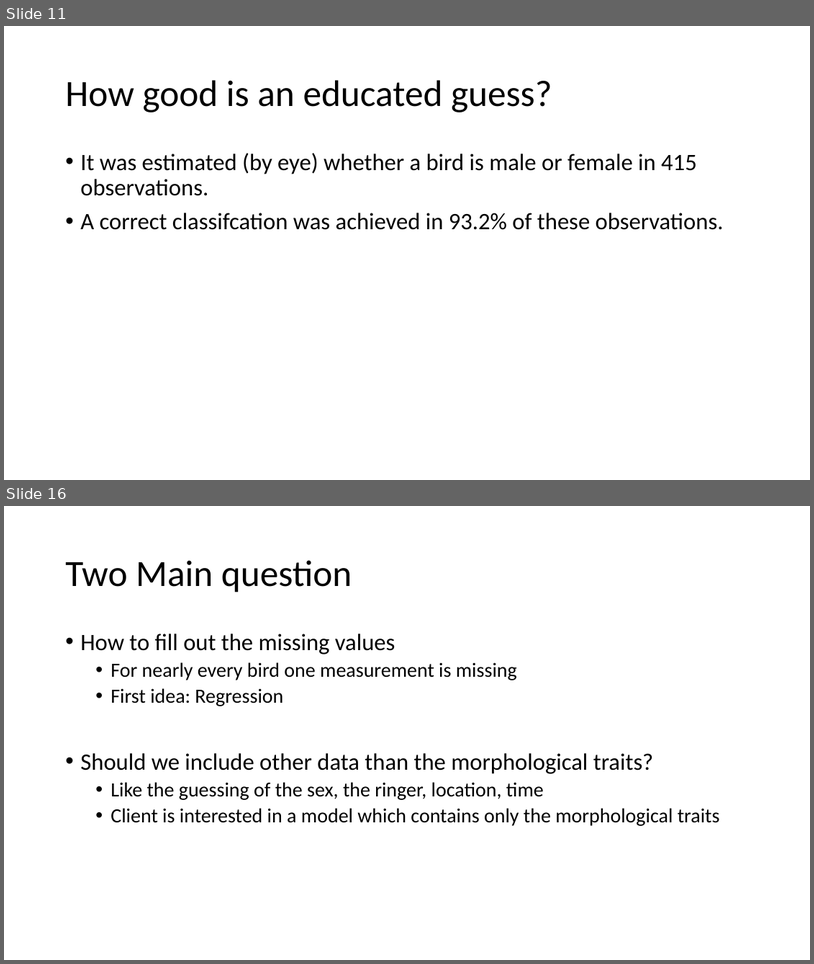
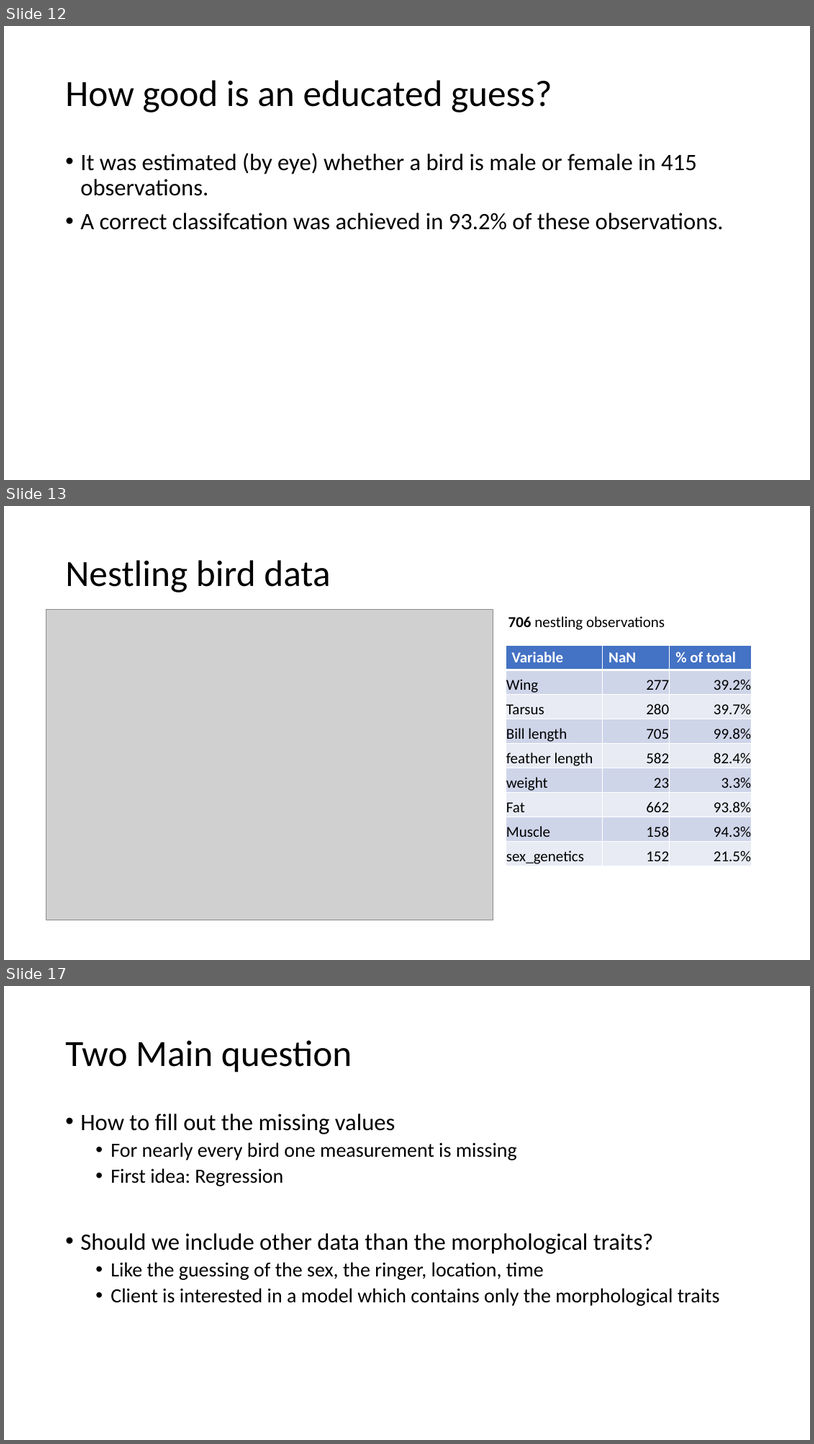
Before and after one commit to AlderCoder/Snow-finches, a slide deck: initial presentation.pptx. Shown one above the other, each under a label of ours: slides 11 and 16 before the commit, slides 12, 13 and 17 after it; the slides between them are not shown. The pictures are 814x964 and 814x1444 pixels, drawn with LibreOffice and Linux fonts; fonts in the diff are those of the drawing; grey boxes stand for pictures. Boxes give left, top, right and bottom in pixels: in the first picture for what was removed or moved away, otherwise in the second. Text is boxed around its words. In the diff, an @@ line names an element or a change of style, - is before the commit and + after.

```diff
--- a/initial presentation.pptx
+++ b/initial presentation.pptx
@@ slide 13 added at [4,506,810,960], background #FFFFFF @@
@@ title added at [65,560,330,592], 44 pt, text #000000 @@
+Nestling bird data
@@ picture added at [46,610,494,920] @@
@@ text added at [509,616,665,630], 18 pt, text #000000 @@
+706 nestling observations
@@ table added at [506,645,752,867], 9 rows, 3 columns @@
+Variable | NaN | % of total
+Wing | 277 | 39.2%
+Tarsus | 280 | 39.7%
+Bill length | 705 | 99.8%
+feather length | 582 | 82.4%
+weight | 23 | 3.3%
+Fat | 662 | 93.8%
+Muscle | 158 | 94.3%
+sex_genetics | 152 | 21.5%
@@ what was slide 11 is now slide 12 @@
@@ what was slide 16 is now slide 17 @@
```
Also in this commit, not shown: 3 slides changed, 4 other slides added, 2 slides removed, 1 other file.
